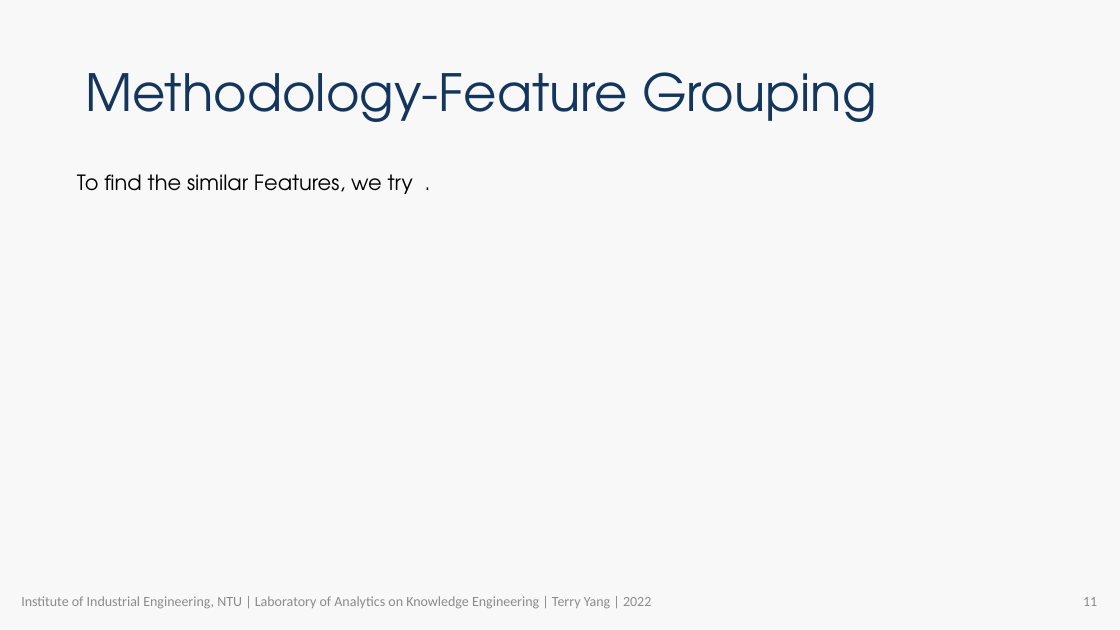
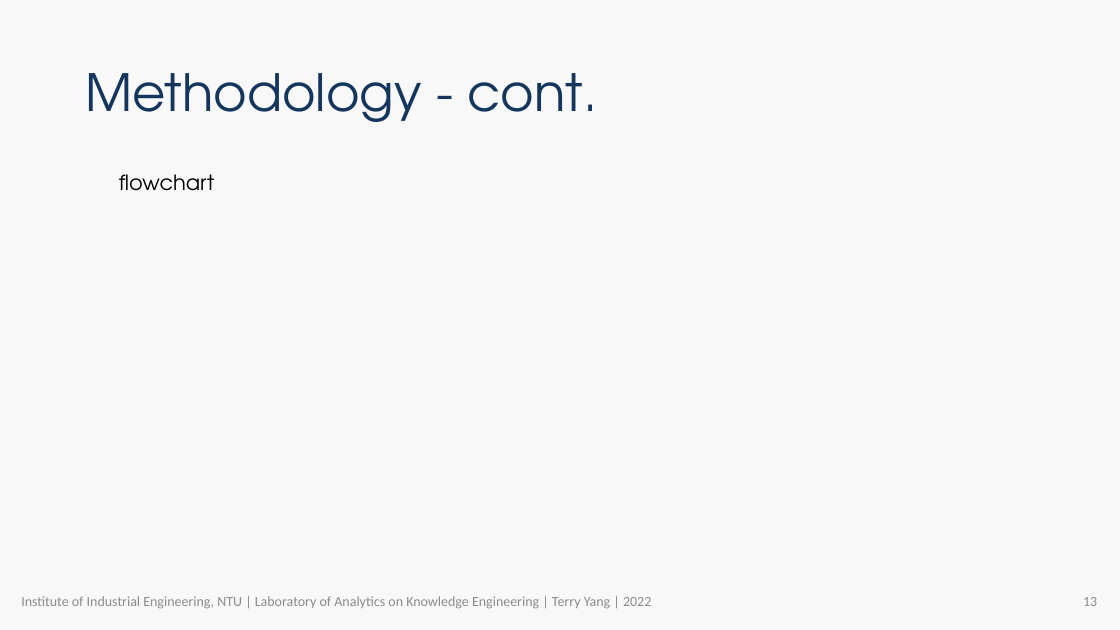
Before and after one commit to R64825/NTUIIE-Research, a slide deck: slide 13 of ppt/APIEMS TerryYang.pptx (slide 11 before the commit). Drawn at 1120x630 pixels with LibreOffice and Linux fonts; fonts in the diff are those of the drawing; background and template pictures are left out. Boxes give left, top, right and bottom in pixels: in the first picture for what was removed or moved away, otherwise in the second. Text is boxed around its words. In the diff, an @@ line names an element or a change of style, - is before the commit and + after.

```diff
--- a/ppt/APIEMS TerryYang.pptx
+++ b/ppt/APIEMS TerryYang.pptx
@@ title at box(85, 73, 598, 122): text changed @@
-Methodology-Feature Grouping
+Methodology - cont.
@@ text at box(119, 174, 214, 191): text changed @@
-To find the similar Features, we try .
+flowchart
@@ page number at box(1083, 597, 1097, 606): text changed @@
-11
+13
```
Also in this commit, not shown: 12 other slides changed, 6 slides added, 5 other files.
